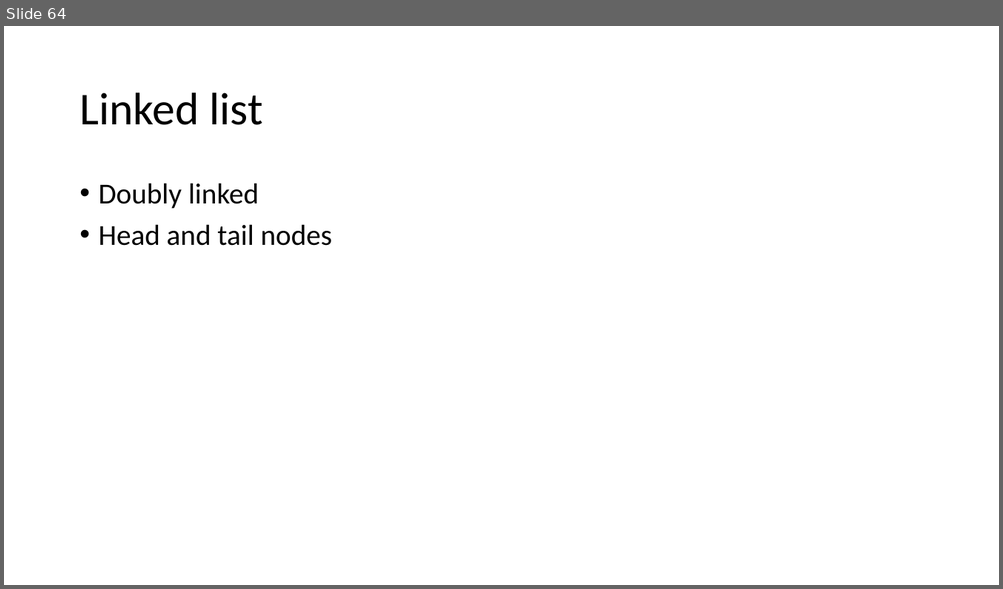
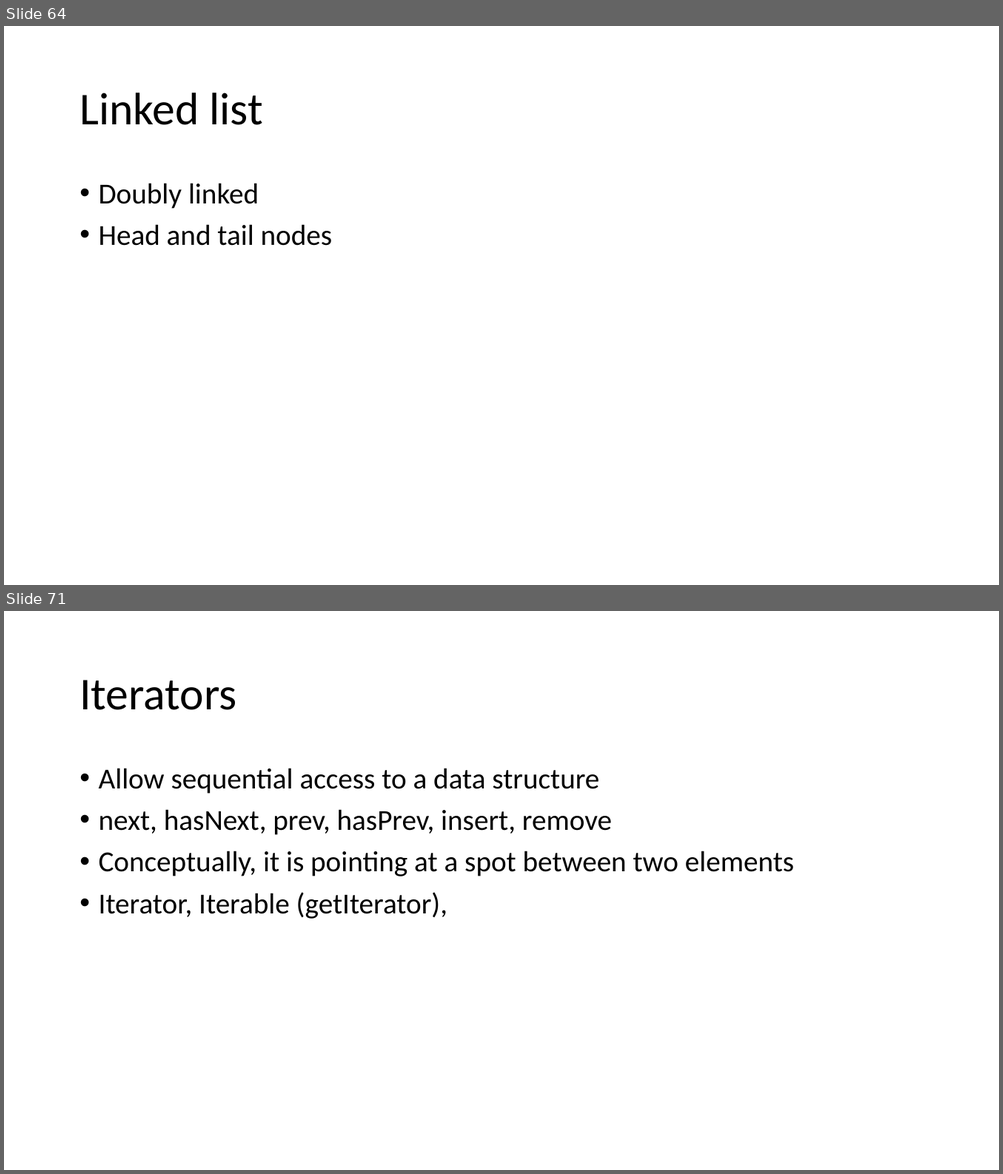
Before and after one commit to skalakm/232, a slide deck: notes.pptx. Shown one above the other, each under a label of ours: slide 64 before the commit, slides 64 and 71 after it; the slides between them are not shown. The pictures are 1003x589 and 1003x1174 pixels, drawn with LibreOffice and Linux fonts; fonts in the diff are those of the drawing. Boxes give left, top, right and bottom in pixels: in the first picture for what was removed or moved away, otherwise in the second. Text is boxed around its words. In the diff, an @@ line names an element or a change of style, - is before the commit and + after.

Commit message:
added iterator stuff

```diff
--- a/notes.pptx
+++ b/notes.pptx
@@ slide 71 added at (4, 611, 999, 1170), background #FFFFFF @@
@@ title added at (79, 680, 236, 710), 44 pt, text #000000 @@
+Iterators
@@ text added at (99, 768, 794, 919), 28 pt, text #000000 @@
+• Allow sequential access to a data structure
+• next, hasNext, prev, hasPrev, insert, remove
+• Conceptually, it is pointing at a spot between two elements
+• Iterator, Iterable (getIterator),
```
Also in this commit, not shown: 2 other slides added.
